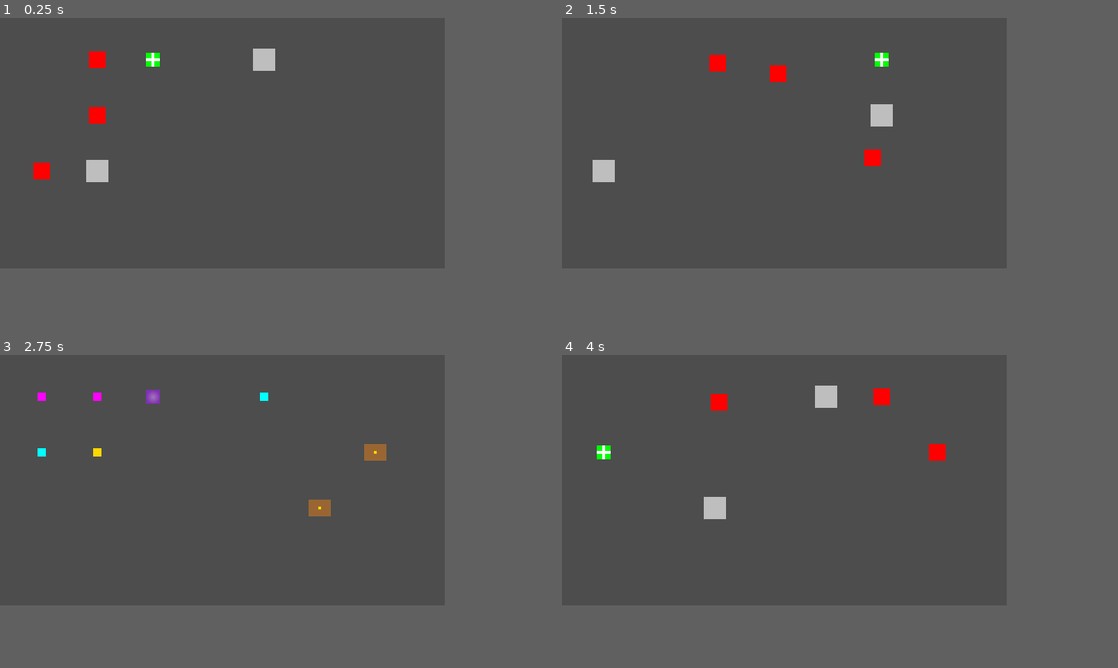
Above: before the commit, frames 1-4 (two rows, left to right).
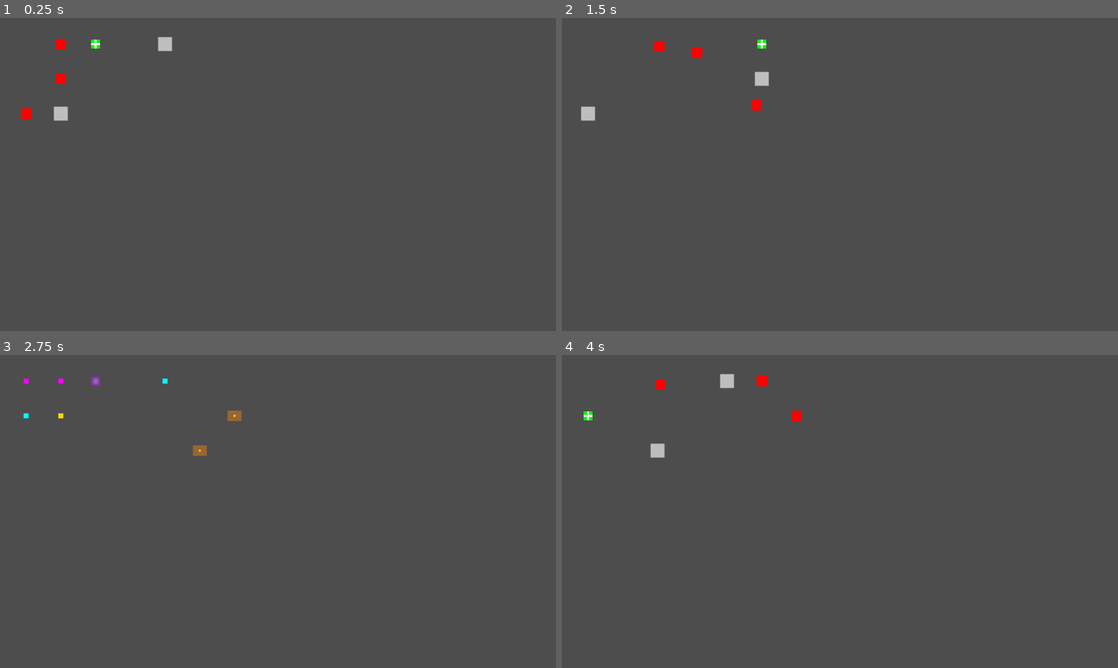
Above: after the commit, the same moments.

Repository: adamico/supreme-chainsaw
Game: Godot game, scene res://src/main/main_with_rooms.tscn
Same seed, same stepped clock (60 frames per second), same inputs: the game is played once before the commit and once after it. Before the commit the project starts from res://main_with_rooms.tscn.
Inputs:
- Up to frame 1 (0.25 s): no input
- Up to frame 2 (1.5 s): tap Enter (ui_accept) at 0.5, 0.77 s; hold D (move_right) 0.53-1.28 s; tap E (interact) at 0.6, 1.35 s; hold S (move_down) from 1.28 s (still down)
- Up to frame 3 (2.75 s): tap Enter (ui_accept) at 1.52, 2 s; release S (move_down) at 2.03 s; hold D (move_right) from 2.03 s (still down); tap E (interact) at 2.1 s
- Up to frame 4 (4 s): tap Enter (ui_accept) at 2.75, 3.02, 3.77 s; release D (move_right) at 2.78 s; hold W (move_up) 2.78-3.53 s; tap E (interact) at 2.85, 3.6 s; hold A (move_left) from 3.53 s (still down)
In our replay, the window is 640x360 before the commit and 800x450 after it. These sizes can differ from the game's own. Grey fills any space a smaller window leaves; there, only what the larger window draws over its background counts as a difference.

The runs differ from the first frame. In frame 1, 1.6% of the frame differs, in the area x 3-50%, y 6-53%; in frame 2, 1.6%, in the area x 3-60%, y 6-53%; in frame 3, 1.0%; in frame 4, 1.6%.

Commit message:
files tree structure

Diff:
--- a/main.tscn
+++ /dev/null
@@ -1,3 +0,0 @@
-[gd_scene format=3 uid="uid://cqy6x8j02mivj"]
-
-[node name="Main" type="Node2D"]
--- a/project.godot
+++ b/project.godot
@@ -19,6 +19,8 @@
 
 window/size/viewport_width=640
 window/size/viewport_height=360
+window/size/window_width_override=1280
+window/size/window_height_override=720
 
 [input]
 
--- a/enemy.gd
+++ b/src/enemies/enemy.gd
@@ -1,19 +1,17 @@
-extends CharacterBody2D
-
 # Simple enemy AI for BattleRoom
 # Follows the player when within detection range
-
-class_name Enemy
+class_name Enemy extends CharacterBody2D
 
 var speed = 50.0
 var player_ref = null
 var detection_range = 150.0
 
+
 func _ready():
-	# Find player reference
 	var room = get_parent()
 	if room and room.has_method("get_spawned_features"):
 		player_ref = room.player
+
 
 func _physics_process(_delta):
 	if not player_ref:
@@ -29,6 +27,7 @@
 	else:
 		velocity = Vector2.ZERO
 
+
 # Public method to set player reference manually
 func set_player_reference(player: CharacterBody2D):
 	player_ref = player
--- a/main_with_rooms.tscn
+++ b/src/main/main_with_rooms.tscn
@@ -1,6 +1,6 @@
 [gd_scene load_steps=2 format=3 uid="uid://bqk7w5x3kamp1"]
 
-[ext_resource type="Script" uid="uid://b160jd1phs4y" path="res://room_manager.gd" id="1_room_manager_script"]
+[ext_resource type="Script" uid="uid://b160jd1phs4y" path="res://src/managers/room_manager.gd" id="1_room_manager_script"]
 
 [node name="Main" type="Node2D"]
 
--- a/room_manager.gd
+++ b/src/managers/room_manager.gd
@@ -1,13 +1,10 @@
-extends Node2D
-
 # RoomManager - Handles switching between different room types
 # This demonstrates the extensible room system
-
-class_name RoomManager
+class_name RoomManager extends Node2D
 
 # Room scene resources
-const BATTLE_ROOM_SCENE = preload("res://battle_room.tscn")
-const TREASURE_ROOM_SCENE = preload("res://treasure_room.tscn")
+const BATTLE_ROOM_SCENE = preload("res://src/rooms/battle_room.tscn")
+const TREASURE_ROOM_SCENE = preload("res://src/rooms/treasure_room.tscn")
 
 # Current room instance
 var current_room: Room = null
--- a/player.gd
+++ b/src/player/player.gd
@@ -1,11 +1,6 @@
-extends CharacterBody2D
-
-# Player script for movement, interaction, and state management
-
-# Movement constants
-const SPEED = 300.0
-const ACCELERATION = 1500.0
-const FRICTION = 1000.0
+# Player.gd
+# This script controls the player character's movement, state management, and interactions.
+class_name Player extends CharacterBody2D
 
 # State enum for state machine
 enum PlayerState {
@@ -14,53 +9,54 @@
 	INTERACTING
 }
 
-# Current state
+# Player Movement stats
+@export var speed: float = 300.0
+@export var acceleration: float = 1500.0
+@export var friction: float = 1000.0
+
+# Player stats
+@export var health: int = 100
+@export var experience: int = 0
+@export var memory_shards: int = 1
+
 var current_state: PlayerState = PlayerState.IDLE
+var input_vector: Vector2 = Vector2.ZERO
 
-# Animation and sprite references
 @onready var sprite: Sprite2D = $Sprite2D
 @onready var animation_player: AnimationPlayer = $AnimationPlayer
 
-# Input vector
-var input_vector: Vector2 = Vector2.ZERO
 
-func _ready():
-	# Initialize the player
+func _ready() -> void:
 	print("Player initialized")
 	_change_state(PlayerState.IDLE)
 
-func _physics_process(delta):
-	# Handle input
+
+func _physics_process(delta) -> void:
+	input_vector = Input.get_vector("move_left", "move_right", "move_up", "move_down")
 	_handle_input()
-
-	# Update state machine
+	_handle_movement(delta)
 	_update_state_machine(delta)
-
-	# Handle movement
-	_handle_movement(delta)
-
-	# Update sprite/animation
 	_update_sprite_animation()
-
-	# Move the character
 	move_and_slide()
 
-func _handle_input():
-	# Get movement input using Input.get_vector() for automatic normalization
-	input_vector = Input.get_vector("move_left", "move_right", "move_up", "move_down")
 
-	# Handle interact action
+func _handle_input() -> void:
 	if Input.is_action_just_pressed("interact"):
 		_perform_interact()
 
-func _handle_movement(delta):
-	# Apply movement based on input
+
+func _handle_movement(delta) -> void:
+	var target_velocity: Vector2
+	var velocity_rate: float
 	if input_vector != Vector2.ZERO:
-		# Accelerate towards target velocity
-		velocity = velocity.move_toward(input_vector * SPEED, ACCELERATION * delta)
+		velocity_rate = acceleration
+		target_velocity = input_vector * speed
 	else:
-		# Apply friction when no input
-		velocity = velocity.move_toward(Vector2.ZERO, FRICTION * delta)
+		velocity_rate = friction
+		target_velocity = Vector2.ZERO
+
+	velocity = velocity.move_toward(target_velocity, velocity_rate * delta)
+
 
 func _update_state_machine(_delta):
 	match current_state:
@@ -73,35 +69,34 @@
 				_change_state(PlayerState.IDLE)
 
 		PlayerState.INTERACTING:
-			# Interaction state with a simple timer to return to idle
 			await get_tree().create_timer(0.5).timeout
 			if input_vector != Vector2.ZERO:
 				_change_state(PlayerState.MOVING)
 			else:
 				_change_state(PlayerState.IDLE)
 
+
 func _change_state(new_state: PlayerState):
 	if current_state == new_state:
 		return
 
-	# Exit current state
 	_exit_state(current_state)
 
-	# Change to new state
 	current_state = new_state
 	print("Player state changed to: ", PlayerState.keys()[current_state])
 
-	# Enter new state
 	_enter_state(new_state)
+
 
 func _enter_state(state: PlayerState):
 	match state:
 		PlayerState.IDLE:
-			pass  # Nothing special needed for idle
+			pass
 		PlayerState.MOVING:
-			pass  # Nothing special needed for moving
+			pass
 		PlayerState.INTERACTING:
 			print("Player is interacting!")
+
 
 func _exit_state(state: PlayerState):
 	match state:
@@ -112,15 +107,14 @@
 		PlayerState.INTERACTING:
 			pass
 
+
 func _update_sprite_animation():
-	# Update sprite/animation based on current state and movement
 	if not sprite:
 		return
 
 	match current_state:
 		PlayerState.IDLE:
 			_play_animation("idle")
-			# Face the last movement direction or default
 			if velocity.x > 0:
 				sprite.flip_h = false
 			elif velocity.x < 0:
@@ -128,7 +122,6 @@
 
 		PlayerState.MOVING:
 			_play_animation("walk")
-			# Flip sprite based on movement direction
 			if input_vector.x > 0:
 				sprite.flip_h = false
 			elif input_vector.x < 0:
@@ -137,17 +130,16 @@
 		PlayerState.INTERACTING:
 			_play_animation("interact")
 
+
 func _play_animation(animation_name: String):
-	# Play animation if AnimationPlayer exists and has the animation
 	if animation_player and animation_player.has_animation(animation_name):
 		if animation_player.current_animation != animation_name:
 			animation_player.play(animation_name)
 
+
 func _perform_interact():
-	# Perform interact action
 	print("Interact action triggered!")
 
-	# Change to interacting state if not already interacting
 	if current_state != PlayerState.INTERACTING:
 		_change_state(PlayerState.INTERACTING)
 
@@ -161,9 +153,8 @@
 	# Example: Look for interactable objects in range
 	_check_for_interactables()
 
-func _check_for_interactables():
-	# Example interaction detection
-	# This would typically use Area2D detection or raycasting
+
+func _check_for_interactables() -> void:
 	print("Checking for nearby interactable objects...")
 
 	# Placeholder for interaction logic
@@ -173,18 +164,22 @@
 	# 3. Check distance to known interactable objects
 	# 4. Show interaction prompts to the player
 
+
 # Public method to get current player state (useful for other systems)
 func get_current_state() -> PlayerState:
 	return current_state
+
 
 # Public method to check if player is moving
 func is_moving() -> bool:
 	return current_state == PlayerState.MOVING
 
+
 # Public method to check if player can interact
 func can_interact() -> bool:
 	return current_state != PlayerState.INTERACTING
 
+
 # Public method to force state change (useful for cutscenes, etc.)
 func force_state_change(new_state: PlayerState):
 	_change_state(new_state)
--- a/player.tscn
+++ b/src/player/player.tscn
@@ -1,6 +1,6 @@
 [gd_scene load_steps=3 format=3 uid="uid://d3iwnpjnk7a1g"]
 
-[ext_resource type="Script" uid="uid://0rrfyid6xjj6" path="res://player.gd" id="1_4flbx"]
+[ext_resource type="Script" uid="uid://0rrfyid6xjj6" path="res://src/player/player.gd" id="1_4flbx"]
 
 [sub_resource type="CapsuleShape2D" id="CapsuleShape2D_onrkg"]
 
--- a/battle_room.gd
+++ b/src/rooms/battle_room.gd
@@ -1,31 +1,26 @@
-extends Room
-
 # BattleRoom - A room type focused on combat encounters
 # Spawns enemies, obstacles, and health packs
 
-class_name BattleRoom
+class_name BattleRoom extends Room
 
 # Battle room specific configuration
 @export var enemy_count: int = 3
 @export var obstacle_count: int = 2
 @export var health_pack_count: int = 1
 
+
 func _ready():
 	room_type = RoomType.BATTLE
 	super._ready()
 
+
 # Override feature spawning for battle-specific logic
 func _spawn_room_features():
 	print("BattleRoom spawning combat features...")
+	_spawn_enemies()
+	_spawn_obstacles()
+	_spawn_health_packs()
 
-	# Spawn enemies
-	_spawn_enemies()
-
-	# Spawn obstacles for cover/tactical gameplay
-	_spawn_obstacles()
-
-	# Spawn health packs
-	_spawn_health_packs()
 
 func _spawn_enemies():
 	print("Spawning ", enemy_count, " enemies")
@@ -34,6 +29,7 @@
 			var spawn_pos = _get_random_spawn_point()
 			_spawn_feature(FeatureType.ENEMY, spawn_pos)
 
+
 func _spawn_obstacles():
 	print("Spawning ", obstacle_count, " obstacles")
 	for i in range(obstacle_count):
@@ -41,12 +37,14 @@
 			var spawn_pos = _get_random_spawn_point()
 			_spawn_feature(FeatureType.OBSTACLE, spawn_pos)
 
+
 func _spawn_health_packs():
 	print("Spawning ", health_pack_count, " health packs")
 	for i in range(health_pack_count):
 		if feature_spawn_points.size() > 0:
 			var spawn_pos = _get_random_spawn_point()
 			_spawn_feature(FeatureType.HEALTH_PACK, spawn_pos)
+
 
 # Override feature creation for battle-specific features
 func _create_feature(feature_type: FeatureType) -> Node2D:
@@ -59,7 +57,7 @@
 			# Fall back to base class for common features
 			return super._create_feature(feature_type)
 
-# Create an enemy
+
 func _create_enemy() -> Node2D:
 	var enemy = Enemy.new()
 	enemy.name = "Enemy"
@@ -82,7 +80,7 @@
 
 	return enemy
 
-# Create a health pack
+
 func _create_health_pack() -> Node2D:
 	var health_pack = Area2D.new()
 	health_pack.name = "HealthPack"
@@ -104,6 +102,7 @@
 
 	return health_pack
 
+
 # Create a health pack texture (green with white cross)
 func _create_health_pack_texture() -> ImageTexture:
 	var image = Image.create(20, 20, false, Image.FORMAT_RGB8)
@@ -120,6 +119,7 @@
 	var texture = ImageTexture.create_from_image(image)
 	return texture
 
+
 # Handle health pack collection
 func _on_health_pack_collected(body, health_pack):
 	if body == player and health_pack in spawned_features:
@@ -127,6 +127,7 @@
 		spawned_features.erase(health_pack)
 		health_pack.queue_free()
 
+
 # Override room setup for battle-specific configuration
 func _setup_room():
 	print("Setting up BattleRoom...")
--- a/battle_room.tscn
+++ b/src/rooms/battle_room.tscn
@@ -1,7 +1,8 @@
 [gd_scene load_steps=3 format=3 uid="uid://cxk8y2m4n6qqa"]
 
-[ext_resource type="PackedScene" uid="uid://d3iwnpjnk7a1g" path="res://player.tscn" id="1_player"]
-[ext_resource type="Script" uid="uid://nl6s0k2psg3j" path="res://battle_room.gd" id="2_battle_room_script"]
+[ext_resource type="PackedScene" uid="uid://d3iwnpjnk7a1g" path="res://src/player/player.tscn" id="1_player"]
+[ext_resource type="Script" uid="uid://nl6s0k2psg3j" path="res://src/rooms/battle_room.gd" id="2_battle_room_script"]
+
 
 [node name="BattleRoom" type="TileMapLayer"]
 script = ExtResource("2_battle_room_script")
--- a/room.gd
+++ b/src/rooms/room.gd
@@ -17,16 +17,13 @@
 	HEALTH_PACK
 }
 
-# Room configuration
 @export var room_type: RoomType = RoomType.BATTLE
 @export var room_size: Vector2 = Vector2(640, 360)
 @export var max_features: int = 5
 
-# Feature tracking
 var spawned_features: Array[Node2D] = []
 var feature_spawn_points: Array[Vector2] = []
 
-# References
 @onready var player: CharacterBody2D = $Player
 
 
--- a/room.tscn
+++ b/src/rooms/room.tscn
@@ -1,7 +1,7 @@
 [gd_scene load_steps=3 format=3 uid="uid://b4n8x7k2naqp5"]
 
-[ext_resource type="PackedScene" uid="uid://d3iwnpjnk7a1g" path="res://player.tscn" id="1_player"]
-[ext_resource type="Script" uid="uid://g5hpasngcber" path="res://room.gd" id="2_room_script"]
+[ext_resource type="PackedScene" uid="uid://d3iwnpjnk7a1g" path="res://src/player/player.tscn" id="1_player"]
+[ext_resource type="Script" uid="uid://g5hpasngcber" path="res://src/rooms/room.gd" id="2_room_script"]
 
 [node name="Room" type="TileMapLayer"]
 script = ExtResource("2_room_script")
--- a/treasure_room.gd
+++ b/src/rooms/treasure_room.gd
@@ -1,37 +1,28 @@
-extends Room
-
 # TreasureRoom - A room type focused on exploration and collection
 # Spawns treasure chests, collectibles, and special items
 
-class_name TreasureRoom
-
-# Treasure room specific configuration
+class_name TreasureRoom extends Room
+
 @export var treasure_chest_count: int = 2
 @export var collectible_count: int = 5
 @export var special_item_count: int = 1
 
-# Treasure values for scoring/progression
 var total_treasure_value: int = 0
 var collected_treasure_value: int = 0
+
 
 func _ready():
 	room_type = RoomType.TREASURE
 	super._ready()
 
-# Override feature spawning for treasure-specific logic
+
 func _spawn_room_features():
 	print("TreasureRoom spawning treasure features...")
-
-	# Spawn treasure chests (high value items)
 	_spawn_treasure_chests()
-
-	# Spawn collectibles (coins, gems, etc.)
 	_spawn_collectibles()
-
-	# Spawn special items (unique/rare items)
 	_spawn_special_items()
-
 	print("Total treasure value in room: ", total_treasure_value)
+
 
 func _spawn_treasure_chests():
 	print("Spawning ", treasure_chest_count, " treasure chests")
@@ -40,12 +31,14 @@
 			var spawn_pos = _get_random_spawn_point()
 			_spawn_feature(FeatureType.TREASURE_CHEST, spawn_pos)
 
+
 func _spawn_collectibles():
 	print("Spawning ", collectible_count, " collectibles")
 	for i in range(collectible_count):
 		if feature_spawn_points.size() > 0:
 			var spawn_pos = _get_random_spawn_point()
 			_spawn_feature(FeatureType.COLLECTIBLE, spawn_pos)
+
 
 func _spawn_special_items():
 	print("Spawning ", special_item_count, " special items")
@@ -54,6 +47,7 @@
 			var spawn_pos = _get_random_spawn_point()
 			# Special items use a custom feature type
 			_spawn_special_item(spawn_pos)
+
 
 # Override feature creation for treasure-specific features
 func _create_feature(feature_type: FeatureType) -> Node2D:
@@ -66,7 +60,8 @@
 			# Fall back to base class for common features
 			return super._create_feature(feature_type)
 
-# Create a treasure chest
+
+
 func _create_treasure_chest() -> Node2D:
 	var chest = Area2D.new()
 	chest.name = "TreasureChest"
@@ -93,7 +88,8 @@
 
 	return chest
 
-# Create enhanced collectible for treasure room
+
+
 func _create_treasure_collectible() -> Node2D:
 	var collectible = Area2D.new()
 	collectible.name = "TreasureCollectible"
@@ -134,7 +130,7 @@
 
 	return collectible
 
-# Spawn a special item with unique properties
+
 func _spawn_special_item(spawn_position: Vector2):
 	var special_item = Area2D.new()
 	special_item.name = "SpecialItem"
@@ -170,7 +166,7 @@
 	# Connect collection signal with the special item as a parameter
 	special_item.body_entered.connect(_on_special_item_collected.bind(special_item))
 
-# Get value for different collectible types
+
 func _get_collectible_value(type: String) -> int:
 	match type:
 		"coin":
@@ -182,7 +178,7 @@
 		_:
 			return 10
 
-# Create a chest texture
+
 func _create_chest_texture() -> ImageTexture:
 	var image = Image.create(32, 24, false, Image.FORMAT_RGB8)
 	image.fill(Color(0.6, 0.4, 0.2))  # Brown color
@@ -195,7 +191,7 @@
 	var texture = ImageTexture.create_from_image(image)
 	return texture
 
-# Create a special item texture with gradient effect
+
 func _create_special_item_texture() -> ImageTexture:
 	var image = Image.create(20, 20, false, Image.FORMAT_RGB8)
 
@@ -211,7 +207,7 @@
 	var texture = ImageTexture.create_from_image(image)
 	return texture
 
-# Handle treasure chest opening
+
 func _on_treasure_chest_opened(body, chest):
 	if body == player and chest in spawned_features:
 		var treasure_value = chest.get_meta("treasure_value", 0)
@@ -222,7 +218,7 @@
 		spawned_features.erase(chest)
 		chest.queue_free()
 
-# Handle regular treasure collection
+
 func _on_treasure_collected(body, treasure):
 	if body == player and treasure in spawned_features:
 		var treasure_value = treasure.get_meta("treasure_value", 0)
@@ -234,7 +230,7 @@
 		spawned_features.erase(treasure)
 		treasure.queue_free()
 
-# Handle special item collection
+
 func _on_special_item_collected(body, item):
 	if body == player and item in spawned_features:
 		var treasure_value = item.get_meta("treasure_value", 0)
@@ -251,9 +247,11 @@
 	# Could add treasure-specific room modifications here
 	# For example: golden lighting, sparkle effects, etc.
 
+
 # Public method to check if all treasure has been collected
 func is_treasure_room_complete() -> bool:
 	return collected_treasure_value >= total_treasure_value
+
 
 # Public method to get collection progress
 func get_collection_progress() -> float:
--- a/treasure_room.tscn
+++ b/src/rooms/treasure_room.tscn
@@ -1,7 +1,8 @@
 [gd_scene load_steps=3 format=3 uid="uid://dvma03n5o7rq0"]
 
-[ext_resource type="PackedScene" uid="uid://d3iwnpjnk7a1g" path="res://player.tscn" id="1_player"]
-[ext_resource type="Script" uid="uid://0k2ykoogtc4t" path="res://treasure_room.gd" id="2_treasure_room_script"]
+[ext_resource type="PackedScene" uid="uid://d3iwnpjnk7a1g" path="res://src/player/player.tscn" id="1_player"]
+[ext_resource type="Script" uid="uid://0k2ykoogtc4t" path="res://src/rooms/treasure_room.gd" id="2_treasure_room_script"]
+
 
 [node name="TreasureRoom" type="TileMapLayer"]
 script = ExtResource("2_treasure_room_script")
--- a/room_system_test.tscn
+++ b/tests/room_system_test.tscn
@@ -1,6 +1,7 @@
 [gd_scene load_steps=2 format=3 uid="uid://cmr8p5q1oatk2"]
 
-[ext_resource type="Script" uid="uid://b76qwts1bkkfv" path="res://room_system_test.gd" id="1_test_script"]
+[ext_resource type="Script" uid="uid://b76qwts1bkkfv" path="res://tests/room_system_test.gd" id="1_test_script"]
+
 
 [node name="RoomSystemTestScene" type="Node"]
 script = ExtResource("1_test_script")
Renamed: enemy.gd.uid -> src/enemies/enemy.gd.uid
Renamed: room_manager.gd.uid -> src/managers/room_manager.gd.uid
Renamed: player.gd.uid -> src/player/player.gd.uid
Renamed: battle_room.gd.uid -> src/rooms/battle_room.gd.uid
Renamed: room.gd.uid -> src/rooms/room.gd.uid
Renamed: treasure_room.gd.uid -> src/rooms/treasure_room.gd.uid
Renamed: room_system_test.gd -> tests/room_system_test.gd
Renamed: room_system_test.gd.uid -> tests/room_system_test.gd.uid
Not shown, added: doc/CI_README.md
Not shown, added: doc/ROOM_SYSTEM_GUIDE.md
